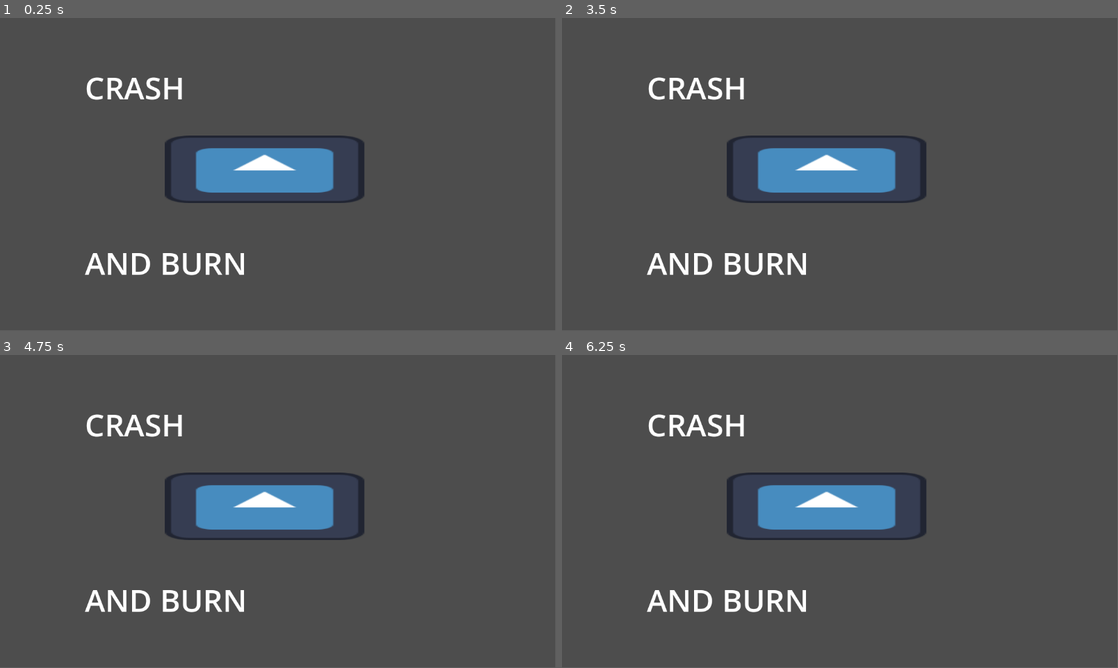
Above: before the commit, frames 1-4 (two rows, left to right).
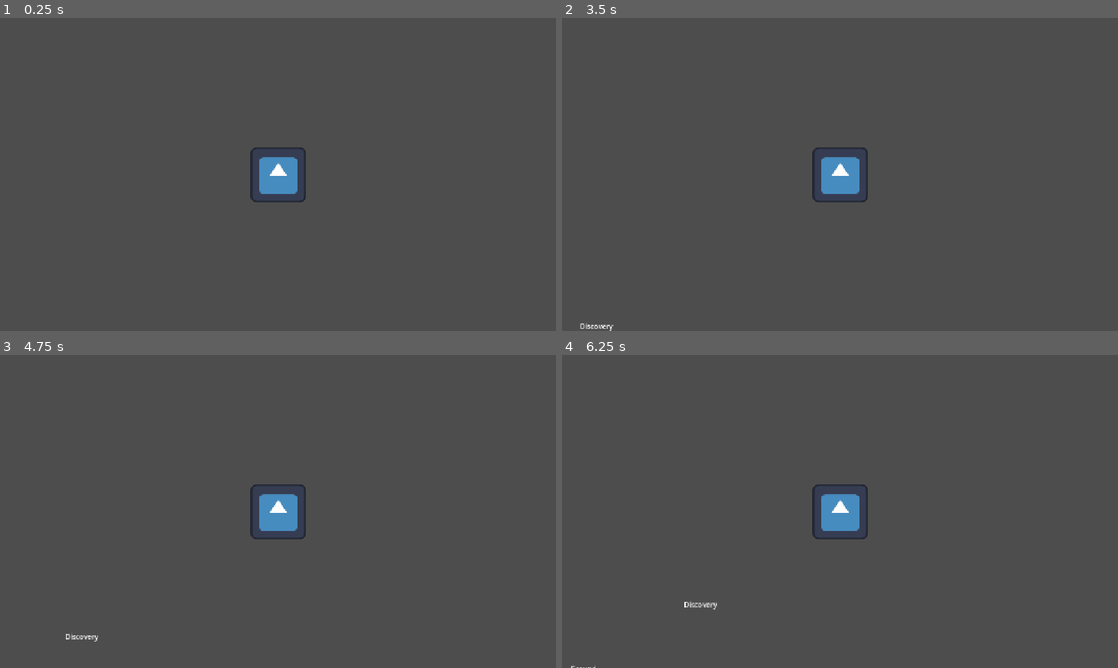
Above: after the commit, the same moments.

Repository: D0vid/ld57
Game: Godot game, scene res://main/main.tscn
Two runs of this game, one before a commit and one after it. Both use one fixed random seed, a clock stepped at 60 frames per second and the inputs below. Before the commit the project starts from res://main.tscn. The engine's default icon, where the game draws it, is replaced by a stand-in: a white triangle on a blue panel in a dark square.
Inputs:
- Up to frame 1 (0.25 s): no input
- Up to frame 2 (3.5 s): tap Enter at 0.5, 2 s; tap Space at 1.25, 2.75 s
- Up to frame 3 (4.75 s): no input
- Up to frame 4 (6.25 s): no input
The window is 799x449 before the commit and 800x450 after it. Grey fills any space a smaller window leaves; there, only what the larger window draws over its background counts as a difference.

The runs differ from the first frame. In frame 1, 5.5% of the frame differs, in the area x 15-66%, y 18-83%; in frame 2, 5.6%; in frame 3, 5.6%, in the area x 11-66%, y 18-92%; in frame 4, 5.6%.

Commit message:
Prototyping (but no typing yet)

Diff:
--- a/main.tscn
+++ /dev/null
@@ -1,33 +0,0 @@
-[gd_scene load_steps=2 format=3 uid="uid://cfiath6ygegue"]
-
-[ext_resource type="Texture2D" uid="uid://cke104507h11d" path="res://icon.svg" id="1_ig7tw"]
-
-[node name="Main" type="Control"]
-layout_mode = 3
-anchors_preset = 0
-
-[node name="TextureRect" type="TextureRect" parent="."]
-layout_mode = 1
-anchors_preset = 15
-anchor_right = 1.0
-anchor_bottom = 1.0
-offset_left = 342.0
-offset_top = 244.0
-offset_right = 756.0
-offset_bottom = 384.0
-grow_horizontal = 2
-grow_vertical = 2
-texture = ExtResource("1_ig7tw")
-
-[node name="RichTextLabel" type="Label" parent="."]
-layout_mode = 0
-offset_left = 176.0
-offset_top = 100.0
-offset_right = 736.0
-offset_bottom = 212.0
-theme_override_font_sizes/font_size = 64
-text = "CRASH
-
-
-
-AND BURN"
--- /dev/null
+++ b/main/main.gd
@@ -0,0 +1,11 @@
+extends Node2D
+
+
+# Called when the node enters the scene tree for the first time.
+func _ready() -> void:
+	pass # Replace with function body.
+
+
+# Called every frame. 'delta' is the elapsed time since the previous frame.
+func _process(delta: float) -> void:
+	pass
--- /dev/null
+++ b/main/main.tscn
@@ -0,0 +1,35 @@
+[gd_scene load_steps=6 format=3 uid="uid://cfiath6ygegue"]
+
+[ext_resource type="Script" uid="uid://c86oeweivimpy" path="res://main/main.gd" id="1_53q0u"]
+[ext_resource type="PackedScene" uid="uid://c6hjstc5iebpx" path="res://player/player.tscn" id="2_pjrb6"]
+[ext_resource type="Script" uid="uid://bluepdtgpqy5d" path="res://player/player.gd" id="3_c651c"]
+[ext_resource type="PackedScene" uid="uid://c4oitaisaf00d" path="res://word/word.tscn" id="4_3wy1v"]
+[ext_resource type="Script" uid="uid://juxawvtlnhfp" path="res://main/word_manager.gd" id="5_3wy1v"]
+
+[node name="Main" type="Node2D"]
+script = ExtResource("1_53q0u")
+
+[node name="Player" parent="." instance=ExtResource("2_pjrb6")]
+position = Vector2(640, 360)
+script = ExtResource("3_c651c")
+
+[node name="WordManager" type="Node2D" parent="." node_paths=PackedStringArray("word_timer", "player")]
+script = ExtResource("5_3wy1v")
+word_timer = NodePath("../WordTimer")
+word_scene = ExtResource("4_3wy1v")
+player = NodePath("../Player")
+
+[node name="WordTimer" type="Timer" parent="."]
+
+[node name="SpawnPoints" type="Node2D" parent="."]
+
+[node name="SpawnPoint" type="Marker2D" parent="SpawnPoints" groups=["spawn_points"]]
+
+[node name="SpawnPoint2" type="Marker2D" parent="SpawnPoints" groups=["spawn_points"]]
+position = Vector2(1280, 0)
+
+[node name="SpawnPoint3" type="Marker2D" parent="SpawnPoints" groups=["spawn_points"]]
+position = Vector2(1280, 720)
+
+[node name="SpawnPoint4" type="Marker2D" parent="SpawnPoints" groups=["spawn_points"]]
+position = Vector2(0, 720)
--- /dev/null
+++ b/main/word_manager.gd
@@ -0,0 +1,61 @@
+extends Node2D
+
+var dictionary: Array[String] = [
+								"Mole",
+								"Tunnel",
+								"Dirt",
+								"Earth",
+								"Underground",
+								"Dig",
+								"Burrow",
+								"Core",
+								"Journey",
+								"Darkness",
+								"Soil",
+								"Rock",
+								"Path",
+								"Cavern",
+								"Adventure",
+								"Depth",
+								"Roots",
+								"Excavation",
+								"Ground",
+								"Discovery"
+								]
+var words: Array[Word] = []
+
+@export var word_timer: Timer
+@export var word_scene: PackedScene
+@export var player: Player
+
+func _ready() -> void:
+	word_timer.timeout.connect(_on_timeout)
+	pass
+
+func _process(delta: float) -> void:
+	#timer stuff
+	if word_timer.time_left == 0:
+		word_timer.start(3)
+
+	#move words stuff
+	for word in words:
+		word.position = word.position.move_toward(player.position, delta * 100)
+
+func _on_timeout() -> void:
+	spawn_word()
+
+func spawn_word() -> void:
+	print('spawni spoawno')
+	var word_text: String = dictionary.pop_back()
+	var word_instance: Word = word_scene.instantiate() as Word
+	word_instance.set_text(word_text)
+	word_instance.position = get_random_spawn_point()
+	get_parent().add_child(word_instance)
+	words.push_back(word_instance)
+
+func get_random_spawn_point() -> Vector2:
+	var spawn_points: Array[Node] = get_tree().get_nodes_in_group(&"spawn_points")
+	var random: int = randi_range(0, 3)
+	print('randi %s' % random)
+	var spawn_point: Marker2D = spawn_points[random] as Marker2D
+	return spawn_point.position
--- /dev/null
+++ b/player/player.gd
@@ -0,0 +1,11 @@
+extends StaticBody2D
+
+class_name Player
+
+func _ready() -> void:
+	pass # Replace with function body.
+
+
+# Called every frame. 'delta' is the elapsed time since the previous frame.
+func _process(delta: float) -> void:
+	pass
--- /dev/null
+++ b/player/player.tscn
@@ -0,0 +1,14 @@
+[gd_scene load_steps=3 format=3 uid="uid://c6hjstc5iebpx"]
+
+[ext_resource type="Texture2D" uid="uid://cke104507h11d" path="res://icon.svg" id="1_4flbx"]
+
+[sub_resource type="RectangleShape2D" id="RectangleShape2D_xwkvk"]
+size = Vector2(128, 128)
+
+[node name="Sprite2D" type="StaticBody2D"]
+
+[node name="Sprite2D" type="Sprite2D" parent="."]
+texture = ExtResource("1_4flbx")
+
+[node name="CollisionShape2D" type="CollisionShape2D" parent="."]
+shape = SubResource("RectangleShape2D_xwkvk")
--- a/project.godot
+++ b/project.godot
@@ -15,6 +15,13 @@
 config/features=PackedStringArray("4.4", "GL Compatibility")
 config/icon="res://icon.svg"
 
+[display]
+
+window/size/viewport_width=1280
+window/size/viewport_height=720
+window/stretch/mode="canvas_items"
+window/vsync/vsync_mode=0
+
 [dotnet]
 
 project/assembly_name="LD57"
--- /dev/null
+++ b/word/word.gd
@@ -0,0 +1,16 @@
+extends StaticBody2D
+
+class_name Word
+
+var player: Player
+
+@export var label: RichTextLabel
+
+func _ready() -> void:
+	add_to_group(&"words")
+
+func _process(_delta: float) -> void:
+	pass
+
+func set_text(text: String) -> void:
+	label.text = text
--- /dev/null
+++ b/word/word.tscn
@@ -0,0 +1,26 @@
+[gd_scene load_steps=3 format=3 uid="uid://c4oitaisaf00d"]
+
+[ext_resource type="Script" uid="uid://udwdffchx050" path="res://word/word.gd" id="1_2ihii"]
+
+[sub_resource type="RectangleShape2D" id="RectangleShape2D_5vp38"]
+size = Vector2(110, 29)
+
+[node name="Word" type="StaticBody2D" node_paths=PackedStringArray("label")]
+script = ExtResource("1_2ihii")
+label = NodePath("RichTextLabel")
+
+[node name="CollisionShape2D" type="CollisionShape2D" parent="."]
+position = Vector2(55, 15)
+shape = SubResource("RectangleShape2D_5vp38")
+
+[node name="RichTextLabel" type="RichTextLabel" parent="."]
+anchors_preset = 8
+anchor_left = 0.5
+anchor_top = 0.5
+anchor_right = 0.5
+anchor_bottom = 0.5
+offset_right = 126.0
+offset_bottom = 40.0
+grow_horizontal = 2
+grow_vertical = 2
+text = "Abrakadabra"
Not shown, added: main/main.gd.uid
Not shown, added: main/word_manager.gd.uid
Not shown, added: player/player.gd.uid
Not shown, added: word/word.gd.uid
Not shown, removed: target/.gitignore
